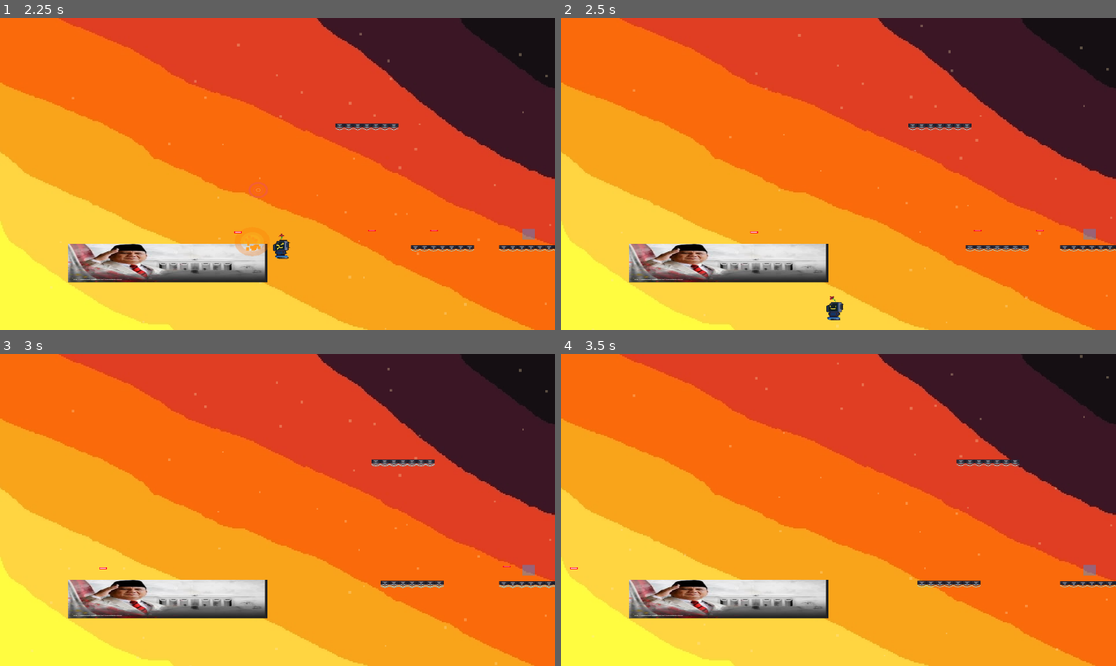
Above: before the commit, frames 1-4 (two rows, left to right).
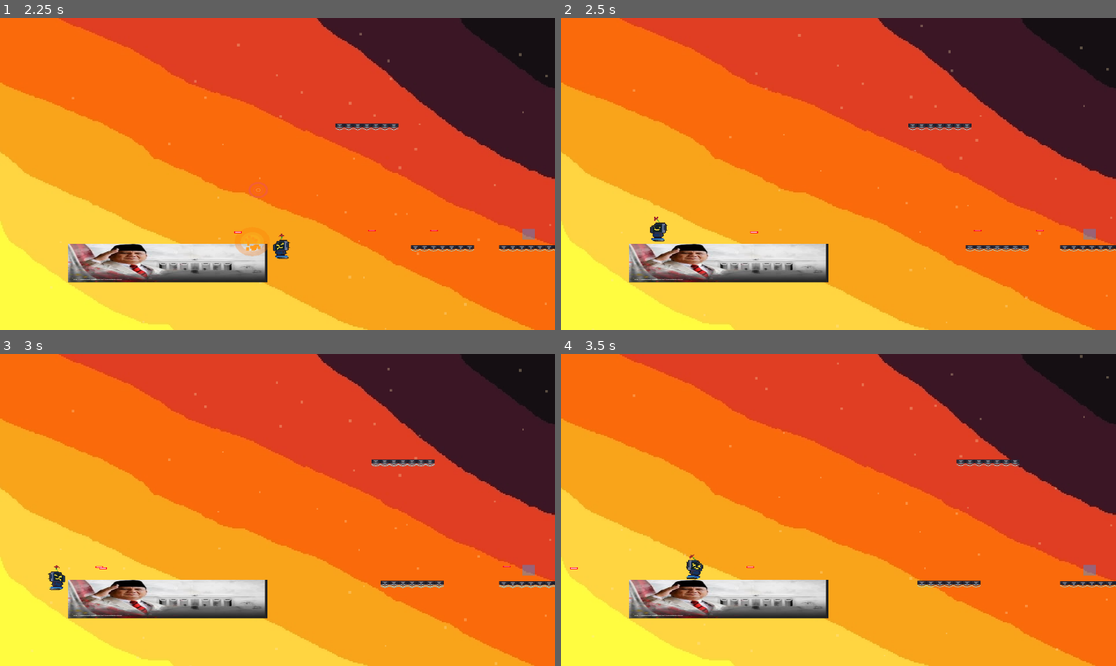
Above: after the commit, the same moments.

Repository: rafiathallah3/Reverse-Poppy
Game: Godot game, scene res://game_manager.tscn
Same seed, same stepped clock (60 frames per second), same inputs: the game is played once before the commit and once after it.
Inputs (mouse positions are in pixels of both pictures, inside the frame that each line leads up to):
- Up to frame 1 (2.25 s): tap Enter at 0.5, 2.1 s; move the mouse to (399, 158) at 0.52 s; hold F (grenade) 0.53-1.28 s; hold D (move_right) 0.53-2.03 s; click (399, 158) at 0.67 s; tap Space (jump) at 0.77, 1.52 s; move the mouse to (166, 189) at 1.27 s; tap E (shoot) at 1.35 s; move the mouse to (333, 105) at 2.02 s; hold A (move_left) from 2.03 s (still down)
- Up to frame 2 (2.5 s): keep holding A (move_left)
- Up to frame 3 (3 s): move the mouse to (249, 572) at 2.77 s; release A (move_left) at 2.78 s; hold D (move_right) from 2.78 s (still down); tap Keypad Enter at 2.85 s; click (249, 572) at 2.92 s
- Up to frame 4 (3.5 s): keep holding D (move_right); tap Space (jump) at 3.02 s

Frame 1 is identical in both runs. In frame 2, 0.3% of the frame differs, in the area x 16-51%, y 63-97%; in frame 3, 0.2%; in frame 4, 0.2%.

Commit message:
Added Respawn

Diff:
--- a/game_manager.tscn
+++ b/game_manager.tscn
@@ -11,6 +11,7 @@
 [ext_resource type="Shader" uid="uid://1d3pxypgmoxi" path="res://shaders/time_glitch.gdshader" id="9_shader"]
 [ext_resource type="Texture2D" uid="uid://cctv5j7ofr5q" path="res://assets/Poppyidle.png" id="10_poppy_idle"]
 [ext_resource type="Texture2D" uid="uid://ctcfr1j0b1w60" path="res://assets/Poppywalk.png" id="11_poppy_walk"]
+[ext_resource type="Script" uid="uid://cn1ot6tui6pkd" path="res://scripts/Killzone.gd" id="12_le433"]
 
 [sub_resource type="AtlasTexture" id="AtlasTexture_idle_1"]
 atlas = ExtResource("10_poppy_idle")
@@ -104,12 +105,18 @@
 [sub_resource type="RectangleShape2D" id="RectangleShape2D_enemy"]
 size = Vector2(40, 60)
 
+[sub_resource type="RectangleShape2D" id="RectangleShape2D_2tadr"]
+size = Vector2(40.909073, 61.111183)
+
 [sub_resource type="ShaderMaterial" id="ShaderMaterial_glitch"]
 shader = ExtResource("9_shader")
 shader_parameter/color_aberration = 0.003
 shader_parameter/scanline_strength = 0.25
 shader_parameter/vignette_strength = 0.4
 shader_parameter/noise_strength = 0.08
+
+[sub_resource type="RectangleShape2D" id="RectangleShape2D_tmn8n"]
+size = Vector2(2643.1816, 316.66672)
 
 [node name="GameManager" type="Node2D" unique_id=323088821]
 position = Vector2(404, 440)
@@ -456,6 +463,11 @@
 [node name="CollisionShape2D" type="CollisionShape2D" parent="Enemy1" unique_id=785727833]
 shape = SubResource("RectangleShape2D_enemy")
 
+[node name="Hitbox (To hurt Player)" type="Area2D" parent="Enemy1" unique_id=797150226]
+
+[node name="CollisionShape2D" type="CollisionShape2D" parent="Enemy1/Hitbox (To hurt Player)" unique_id=132669540]
+shape = SubResource("RectangleShape2D_2tadr")
+
 [node name="TimeGlitchCanvas" type="CanvasLayer" parent="." unique_id=987293820]
 layer = 10
 
@@ -469,3 +481,14 @@
 grow_vertical = 2
 mouse_filter = 2
 color = Color(1, 1, 1, 0)
+
+[node name="Area2D (Death Area)" type="Area2D" parent="." unique_id=476169591]
+position = Vector2(-827.2727, 486.11108)
+script = ExtResource("12_le433")
+
+[node name="CollisionShape2D" type="CollisionShape2D" parent="Area2D (Death Area)" unique_id=224014603]
+position = Vector2(1221.5908, -13.888916)
+shape = SubResource("RectangleShape2D_tmn8n")
+
+[connection signal="body_entered" from="Enemy1/Hitbox (To hurt Player)" to="Enemy1" method="_on_hitbox_to_hurt_player_body_entered"]
+[connection signal="body_entered" from="Area2D (Death Area)" to="Area2D (Death Area)" method="_on_body_entered"]
--- /dev/null
+++ b/scripts/Killzone.gd
@@ -0,0 +1,6 @@
+extends Area2D
+
+func _on_body_entered(body: Node2D) -> void:
+	print("Something touched the killzone: ", body.name)
+	if body.has_method("die"):
+		body.die()
--- a/scripts/enemy.gd
+++ b/scripts/enemy.gd
@@ -56,3 +56,8 @@
 		var angle = i * TAU / steps
 		points.append(Vector2(cos(angle), sin(angle)) * radius)
 	return points
+
+
+func _on_hitbox_to_hurt_player_body_entered(body: Node2D) -> void:
+	if body.has_method("die"):
+		body.die()
--- a/scripts/playerMovement_Testing.gd
+++ b/scripts/playerMovement_Testing.gd
@@ -29,6 +29,8 @@
 var grenade_timer: float = 0.0
 
 var facing_direction: float = 1.0
+
+var spawn_position: Vector2
 
 func _ready() -> void:
 	# 1. Keyboard Arrow Keys support
@@ -58,6 +60,8 @@
 	_add_joypad_button_to_action("grenade", JOY_BUTTON_B)
 	_add_joypad_button_to_action("grenade", JOY_BUTTON_Y)
 	_add_joypad_button_to_action("grenade", JOY_BUTTON_LEFT_SHOULDER)
+
+	spawn_position = global_position
 
 func _add_key_to_action(action_name: String, keycode: int) -> void:
 	if not InputMap.has_action(action_name):
@@ -196,3 +200,7 @@
 	grenade.velocity = Vector2(facing_direction * grenade.speed_x, grenade.speed_y)
 	get_parent().add_child(grenade)
 	grenade.global_position = global_position + Vector2(facing_direction * 35.0, -10.0)
+
+func die() -> void:
+	global_position = spawn_position
+	velocity = Vector2.ZERO
Not shown, added: scripts/Killzone.gd.uid
